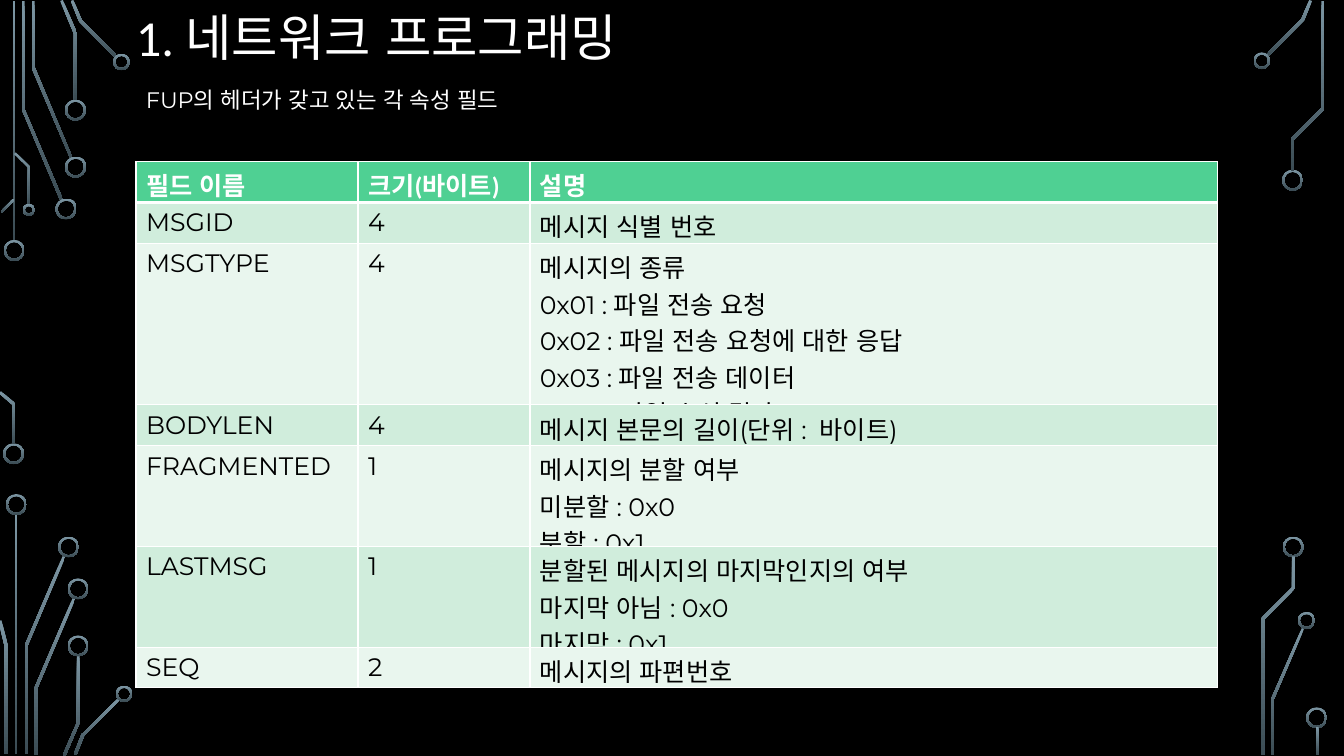
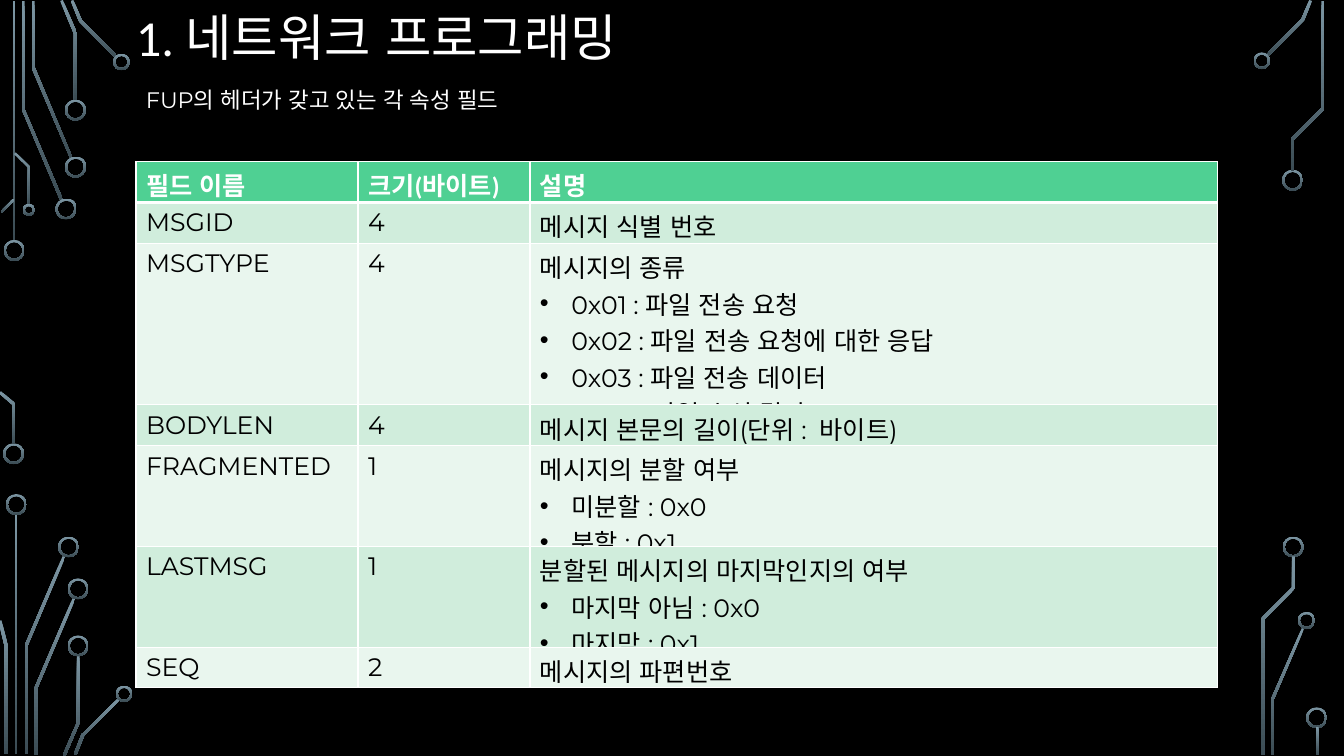
Before and after one commit to assassin4613/CShap, a slide deck: slide 16 of C#_Chapter_12.pptx. Drawn at 1344x756 pixels with LibreOffice and Linux fonts; fonts in the diff are those of the drawing; background and template pictures are left out. Boxes give left, top, right and bottom in pixels: in the first picture for what was removed or moved away, otherwise in the second. Text is boxed around its words. In the diff, an @@ line names an element or a change of style, - is before the commit and + after.

```diff
--- a/C#_Chapter_12.pptx
+++ b/C#_Chapter_12.pptx
@@ table at (136,161,1217,688) @@
@@ bullet none to • @@
```
Also in this commit, not shown: 4 slides added, 1 other file.
